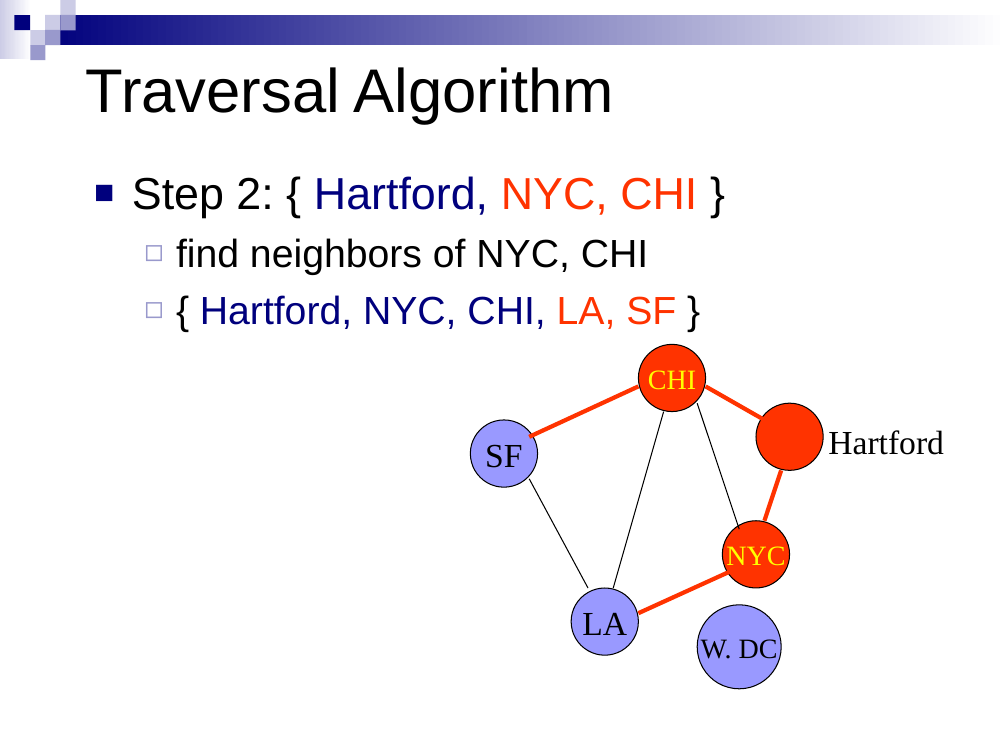
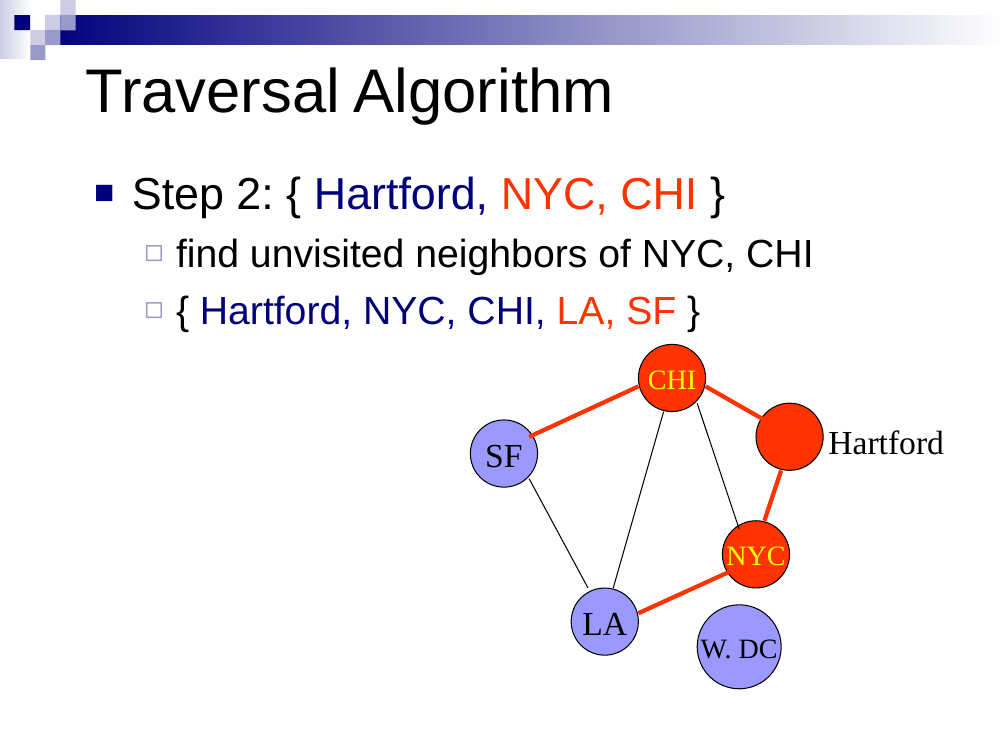
Before and after one commit to HengFan2010/hengfan2010.github.io, a slide deck: slide 34 of teaching/21F-3110/slides/3110-lecture 12-Graph I.ppt. Drawn at 1008x756 pixels with LibreOffice and Linux fonts; fonts in the diff are those of the drawing. Boxes give left, top, right and bottom in pixels: in the first picture for what was removed or moved away, otherwise in the second. Text is boxed around its words. In the diff, an @@ line names an element or a change of style, - is before the commit and + after.

```diff
--- a/teaching/21F-3110/slides/3110-lecture 12-Graph I.ppt
+++ b/teaching/21F-3110/slides/3110-lecture 12-Graph I.ppt
@@ text at box(176, 238, 813, 275): text changed @@
-  ◻ find neighbors of NYC, CHI
+  ◻ find unvisited neighbors of NYC, CHI
```
Also in this commit, not shown: 7 other slides changed, 1 other file.
